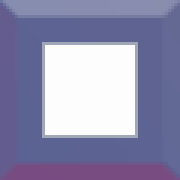
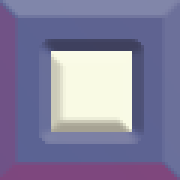
Two versions of the same layered image (180x180). Layer-by-layer changes:
painted on "图层 4" over [45, 45, 135, 135]
hid "图层 5" over [42, 42, 138, 138]
